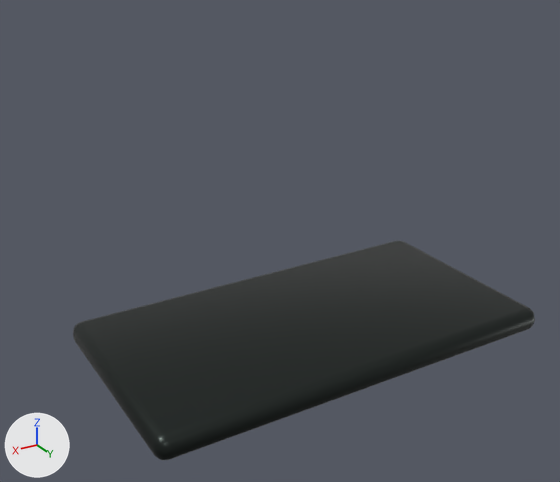
Renders of the glTF model public/assets/blender/status_board_v3.glb from each side of a commit.
Both versions are drawn from a camera (50 mm lens) standing at (2.44, 4.71, 2.5) and looking at (0.12, 0.84, 0.57). The lights are fixed; the arrows at lower left show +X, +Y and +Z. The first picture is the older version. Where no turn or scale is listed for an object, it has been applied to the vertices. Vertices at exactly the same position are counted once.

The first picture shows 'StatusHousing'.
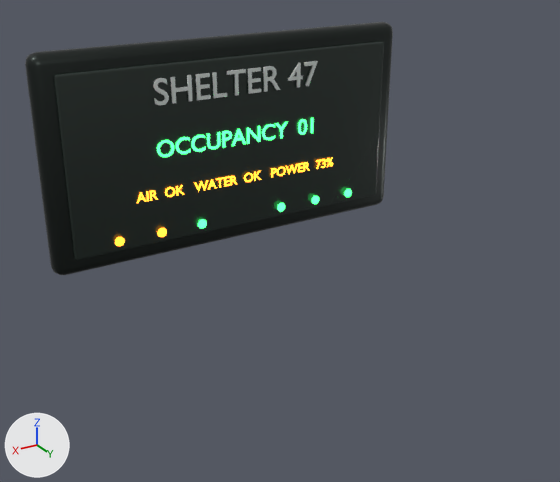
Where the newer file only moved an object's origin or applied its transform, the numbers keep the older frame.

Patch to the scene script:
```diff
--- a/public/assets/blender/status_board_v3.glb.py
+++ b/public/assets/blender/status_board_v3.glb.py
@@ me_cube_312 @@
-me_cube_312.from_pydata(...)  # 96 vertices, 188 faces; spans x -1.35..1.35, y -0.72..0.72, z -0.08..0.08
+me_cube_312.from_pydata(...)  # 96 vertices, 188 faces; spans x -1.35..1.35, y -0.08..0.08, z -0.72..0.72
+# me_cube_312 part 1: the whole mesh is turned 90 degrees about the x axis through its middle
 me_cube_312.materials.append(mat_darksteelv3)
@@ me_cube_313 @@
-me_cube_313.from_pydata(...)  # 96 vertices, 188 faces; spans x -1.22..1.22, y -0.6..0.6, z -0.02..0.02
+me_cube_313.from_pydata(...)  # 96 vertices, 188 faces; spans x -1.22..1.22, y -0.02..0.02, z -0.6..0.6
+# me_cube_313 part 2: the whole mesh is turned 90 degrees about the x axis through its middle
 me_cube_313.materials.append(mat_screenglassv3)
@@ me_text_001 @@
-me_text_001.from_pydata(...)  # 3444 vertices, 6860 faces; spans x -0.612..0.62, y -0.005..0.005, z -0.077..0.096
+me_text_001.from_pydata(...)  # 3444 vertices, 6860 faces; spans x -0.62..0.612, y -1.3..-1.29, z 1.468..1.641
+# me_text_001 part 3: the whole mesh is turned -180 degrees about the z axis through its middle, then moved by (-0.008, -1.295, 1.545)
 me_text_001.materials.append(mat_coldwhitev3)
@@ me_text_002 @@
-me_text_002.from_pydata(...)  # 7848 vertices, 15668 faces; spans x -0.617..0.592, y -0.005..0.005, z -0.051..0.065
+me_text_002.from_pydata(...)  # 7848 vertices, 15668 faces; spans x -0.592..0.617, y -0.93..-0.92, z 1.124..1.24
+# me_text_002 part 4: the whole mesh is turned -180 degrees about the z axis through its middle, then moved by (0.025, -0.925, 1.175)
 me_text_002.materials.append(mat_greenglowv3)
@@ me_text_003 @@
-me_text_003.from_pydata(...)  # 12972 vertices, 25900 faces; spans x -0.78..0.78, y 0.0, z -0.03..0.04
+me_text_003.from_pydata(...)  # 12972 vertices, 25900 faces; spans x -0.78..0.78, y -0.63..-0.62, z 0.84..0.91
+# me_text_003 part 5: the whole mesh is turned -180 degrees about the z axis through its middle, then moved by (0.0, -0.63, 0.87)
 me_text_003.materials.append(mat_amberglowv3)
@@ me_cylinder_197 @@
-me_cylinder_197.from_pydata(...)  # 80 vertices, 156 faces; spans x -0.035..0.035, y -0.009..0.009, z -0.035..0.035
+me_cylinder_197.from_pydata(...)  # 80 vertices, 156 faces; spans x -0.035..0.035, y -0.359..-0.341, z 0.575..0.645
+# me_cylinder_197 part 6: the whole mesh is moved by (0.0, -0.35, 0.61)
 me_cylinder_197.materials.append(mat_greenglowv3)
@@ me_cylinder_198 @@
-me_cylinder_198.from_pydata(...)  # 80 vertices, 156 faces; spans x -0.035..0.035, y -0.009..0.009, z -0.035..0.035
+me_cylinder_198.from_pydata(...)  # 80 vertices, 156 faces; spans x -0.035..0.035, y -0.359..-0.341, z 0.575..0.645
+# me_cylinder_198 part 7: the whole mesh is moved by (0.0, -0.35, 0.61)
 me_cylinder_198.materials.append(mat_greenglowv3)
@@ me_cylinder_199 @@
-me_cylinder_199.from_pydata(...)  # 80 vertices, 156 faces; spans x -0.035..0.035, y -0.009..0.009, z -0.035..0.035
+me_cylinder_199.from_pydata(...)  # 80 vertices, 156 faces; spans x -0.035..0.035, y -0.359..-0.341, z 0.575..0.645
+# me_cylinder_199 part 8: the whole mesh is moved by (0.0, -0.35, 0.61)
 me_cylinder_199.materials.append(mat_greenglowv3)
@@ me_cylinder_200 @@
-me_cylinder_200.from_pydata(...)  # 80 vertices, 156 faces; spans x -0.035..0.035, y -0.009..0.009, z -0.035..0.035
+me_cylinder_200.from_pydata(...)  # 80 vertices, 156 faces; spans x -0.035..0.035, y -0.359..-0.341, z 0.575..0.645
+# me_cylinder_200 part 9: the whole mesh is moved by (0.0, -0.35, 0.61)
 me_cylinder_200.materials.append(mat_amberglowv3)
@@ me_cylinder_201 @@
-me_cylinder_201.from_pydata(...)  # 80 vertices, 156 faces; spans x -0.035..0.035, y -0.009..0.009, z -0.035..0.035
+me_cylinder_201.from_pydata(...)  # 80 vertices, 156 faces; spans x -0.035..0.035, y -0.359..-0.341, z 0.575..0.645
+# me_cylinder_201 part 10: the whole mesh is moved by (0.0, -0.35, 0.61)
 me_cylinder_201.materials.append(mat_amberglowv3)
@@ ob_statushousing @@
 ob_statushousing = bpy.data.objects.new('StatusHousing', me_cube_312)
-ob_statushousing.location = (0.0, 1.0, 0.0)
+ob_statushousing.location = (0.0, 0.0, 1.0)
@@ ob_statusglass @@
 ob_statusglass = bpy.data.objects.new('StatusGlass', me_cube_313)
-ob_statusglass.location = (0.0, 1.0, -0.095)
+ob_statusglass.location = (0.0, 0.095, 1.0)
```

Boxes [x1, y1, x2, y2] around the edits, measured in the pictures (560 x 482 px):
'StatusHousing', turned: before [73, 241, 535, 460]; after [25, 22, 393, 275]
'StatusGlass', turned (not visible before): after [54, 41, 384, 260]
'ShelterTitle', moved, turned (not visible before): after [153, 61, 318, 105]
'Occupancy', moved, turned (not visible before): after [157, 118, 314, 157]
'SystemLine', moved, turned (not visible before): after [137, 157, 333, 203]
'StatusLED_5', moved (not visible before): after [115, 237, 125, 246]
'StatusLED_4', moved (not visible before): after [157, 228, 167, 237]
'StatusLED_3', moved (not visible before): after [198, 219, 207, 229]
'StatusLED_2', moved (not visible before): after [277, 203, 285, 212]
'StatusLED_1', moved (not visible before): after [311, 196, 319, 204]
